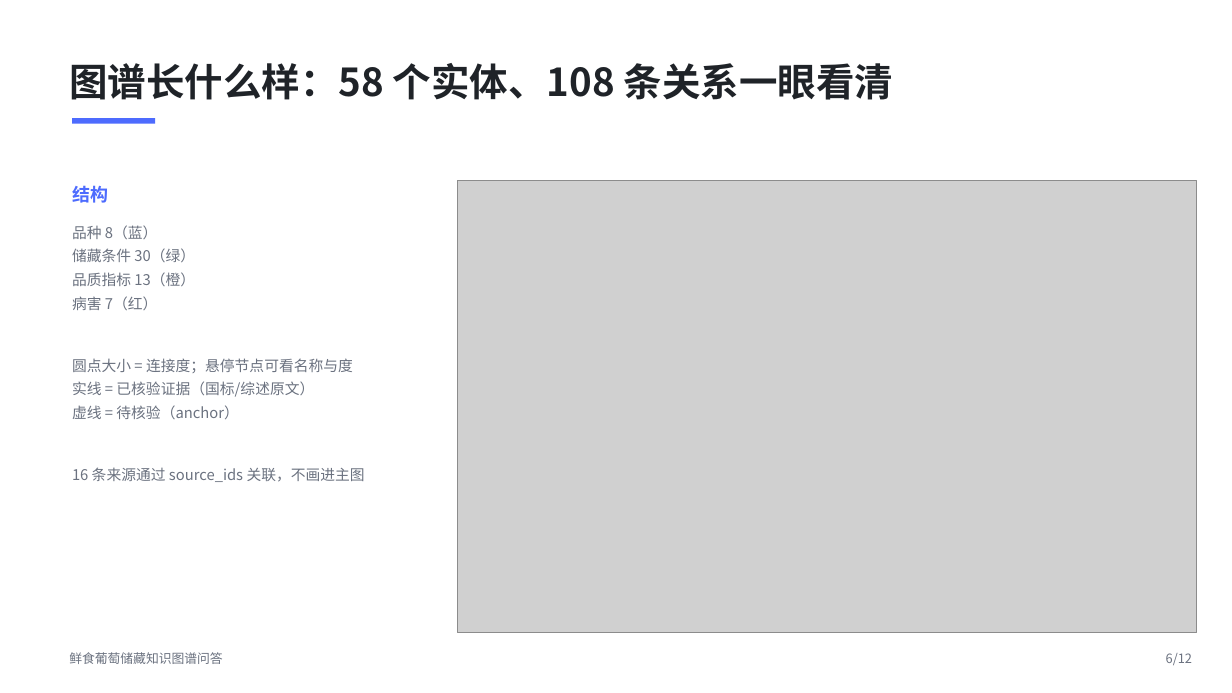
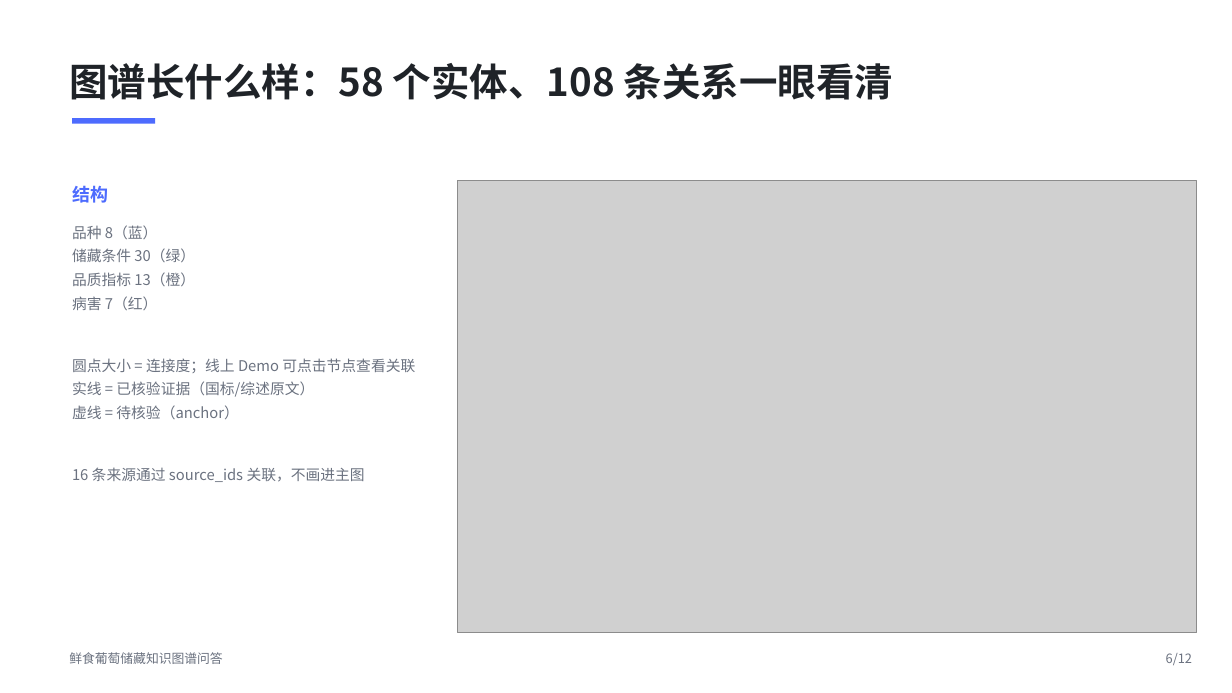
Before and after one commit to Yuzherumo/grape-storage-kg-qa, a slide deck: slide 6 of docs/pitch_deck.pptx. Drawn at 1232x693 pixels with LibreOffice and Linux fonts; fonts in the diff are those of the drawing; grey boxes stand for pictures. Boxes give left, top, right and bottom in pixels: in the first picture for what was removed or moved away, otherwise in the second. Text is boxed around its words. In the diff, an @@ line names an element or a change of style, - is before the commit and + after.

```diff
--- a/docs/pitch_deck.pptx
+++ b/docs/pitch_deck.pptx
@@ text at box(72, 358, 415, 373): text changed @@
-圆点大小 = 连接度；悬停节点可看名称与度
+圆点大小 = 连接度；线上 Demo 可点击节点查看关联
```
Also in this commit, not shown: 4 other files.
